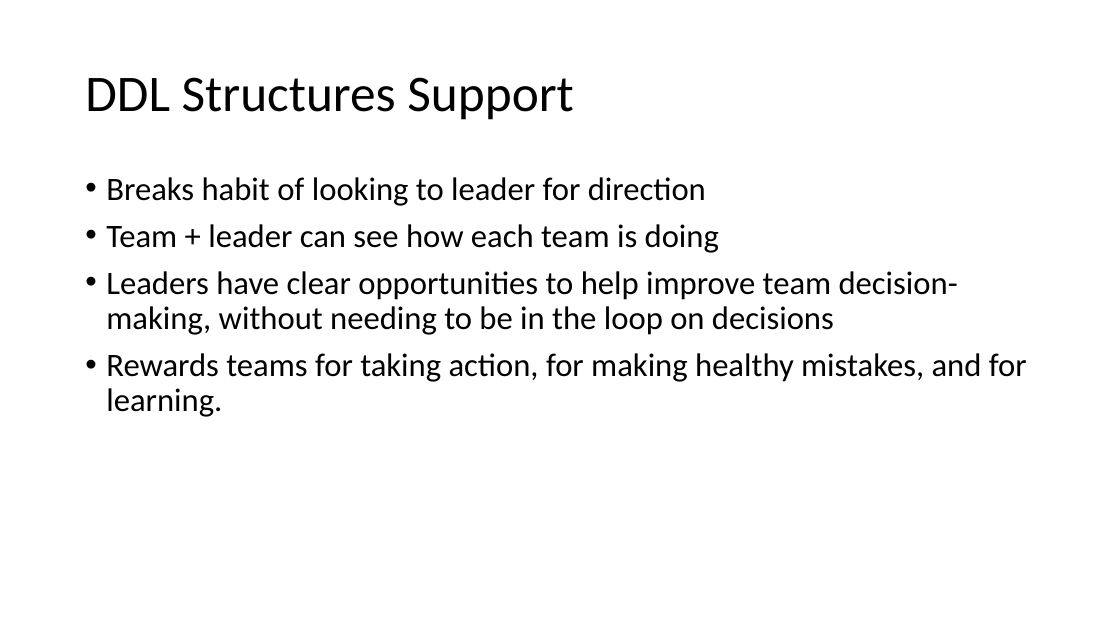
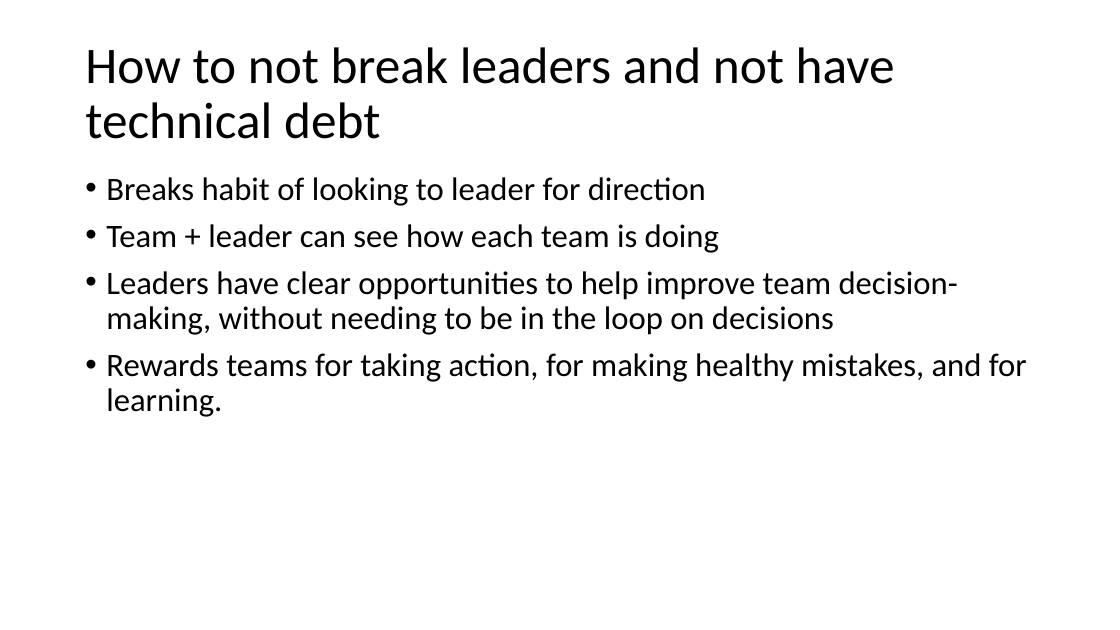
Before and after one commit to arlobelshee/Presentations, a slide deck: slide 12 of leading technical debt/gogo keynote - data-driven leadership to solve technical debt.pptx (slide 11 before the commit). Drawn at 1120x630 pixels with LibreOffice and Linux fonts; fonts in the diff are those of the drawing. Boxes give left, top, right and bottom in pixels: in the first picture for what was removed or moved away, otherwise in the second. Text is boxed around its words. In the diff, an @@ line names an element or a change of style, - is before the commit and + after.

```diff
--- a/leading technical debt/gogo keynote - data-driven leadership to solve technical debt.pptx
+++ b/leading technical debt/gogo keynote - data-driven leadership to solve technical debt.pptx
@@ title at <box>85,47,895,139</box>: text changed @@
-DDL Structures Support
+How to not break leaders and not have technical debt
```
Also in this commit, not shown: 13 other slides changed, 14 slides added, 3 slides removed.
